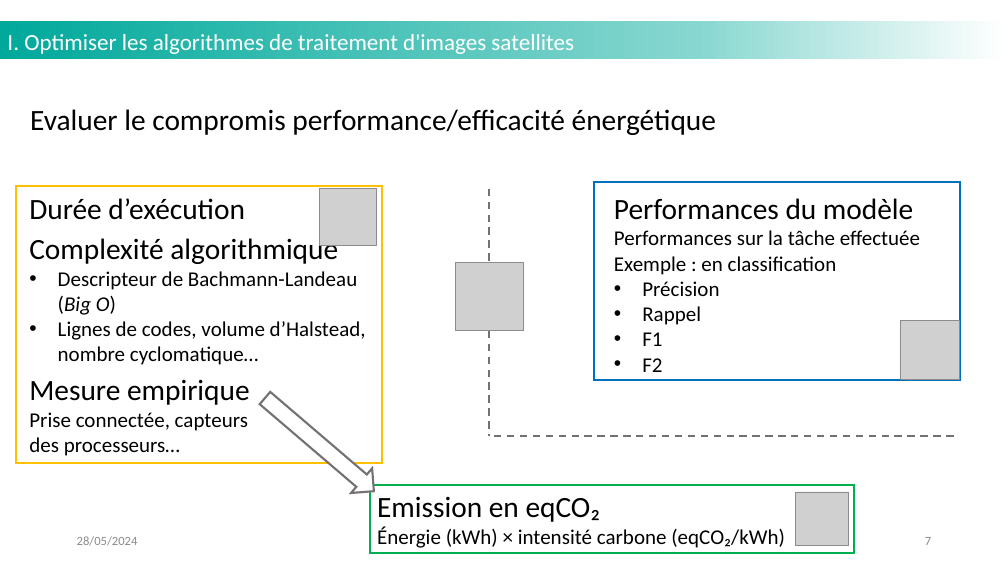
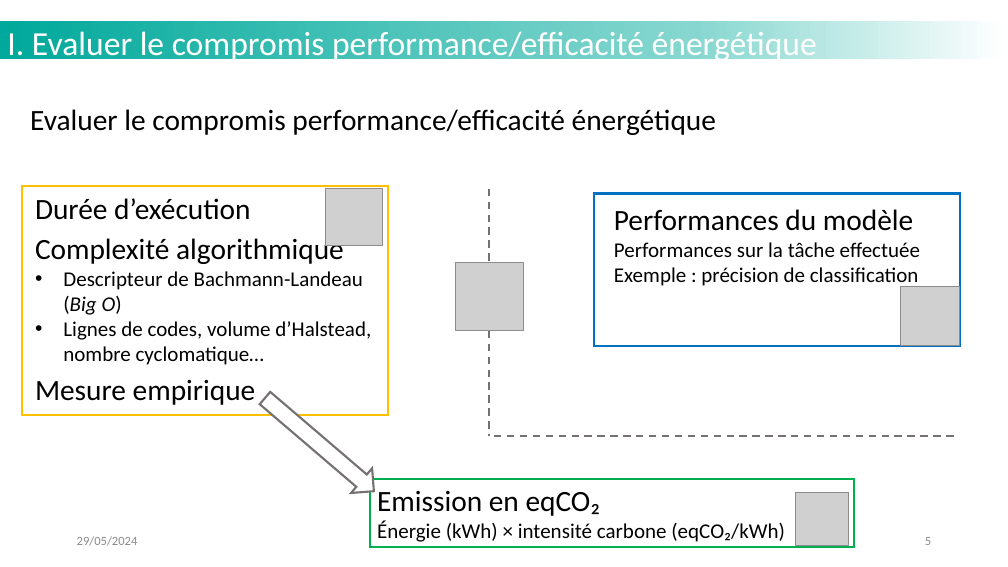
Before and after one commit to MattVerlynde/cahier-labo-stage, a slide deck: slide 5 of static/files_presentation/slides_presentation_stage_LISTIC_MVerlynde_2024.pptx (slide 7 before the commit). Drawn at 1008x567 pixels with LibreOffice and Linux fonts; fonts in the diff are those of the drawing; grey boxes stand for pictures; background and template pictures are left out. Boxes give left, top, right and bottom in pixels: in the first picture for what was removed or moved away, otherwise in the second. Text is boxed around its words. In the diff, an @@ line names an element or a change of style, - is before the commit and + after.

```diff
--- a/static/files_presentation/slides_presentation_stage_LISTIC_MVerlynde_2024.pptx
+++ b/static/files_presentation/slides_presentation_stage_LISTIC_MVerlynde_2024.pptx
@@ text at bbox=[7, 27, 817, 63]: text changed; size 22 to 32 pt @@
-I. Optimiser les algorithmes de traitement d'images satellites
+I. Evaluer le compromis performance/efficacité énergétique
@@ rectangle: place and size @@
-rectangle at bbox=[16, 186, 382, 464]
+rectangle at bbox=[22, 186, 388, 416]
@@ 2 texts, 1 picture: place and size @@
-2 texts, 1 picture at bbox=[29, 189, 377, 365]
+2 texts, 1 picture at bbox=[35, 189, 383, 365]
@@ rectangle: place and size @@
-rectangle at bbox=[594, 182, 960, 380]
+rectangle at bbox=[594, 194, 960, 346]
@@ text "Performances du modèle": place and size @@
-text "Performances du modèle" at bbox=[614, 198, 920, 346]
+text "Performances du modèle" at bbox=[614, 209, 920, 289]
@@ text at bbox=[614, 267, 919, 289]: text changed @@
-Exemple : en classification
-• Précision
-• Rappel
-• F1
-• F2
+Exemple : précision de classification
@@ picture: place and size @@
-picture at bbox=[901, 321, 960, 380]
+picture at bbox=[901, 287, 960, 346]
@@ text at bbox=[29, 412, 248, 456]: paragraph removed @@
-Prise connectée, capteurs des processeurs…
@@ text "Emission en eqCO₂": place and size @@
-text "Emission en eqCO₂" at bbox=[377, 497, 785, 548]
+text "Emission en eqCO₂" at bbox=[377, 491, 785, 542]
@@ rectangle: place and size @@
-rectangle at bbox=[370, 485, 854, 553]
+rectangle at bbox=[370, 479, 854, 547]
@@ page number at bbox=[925, 537, 931, 545]: text changed @@
-7
+5
```
Also in this commit, not shown: 10 other slides changed, 7 slides added, 5 slides removed, 2 other files.
